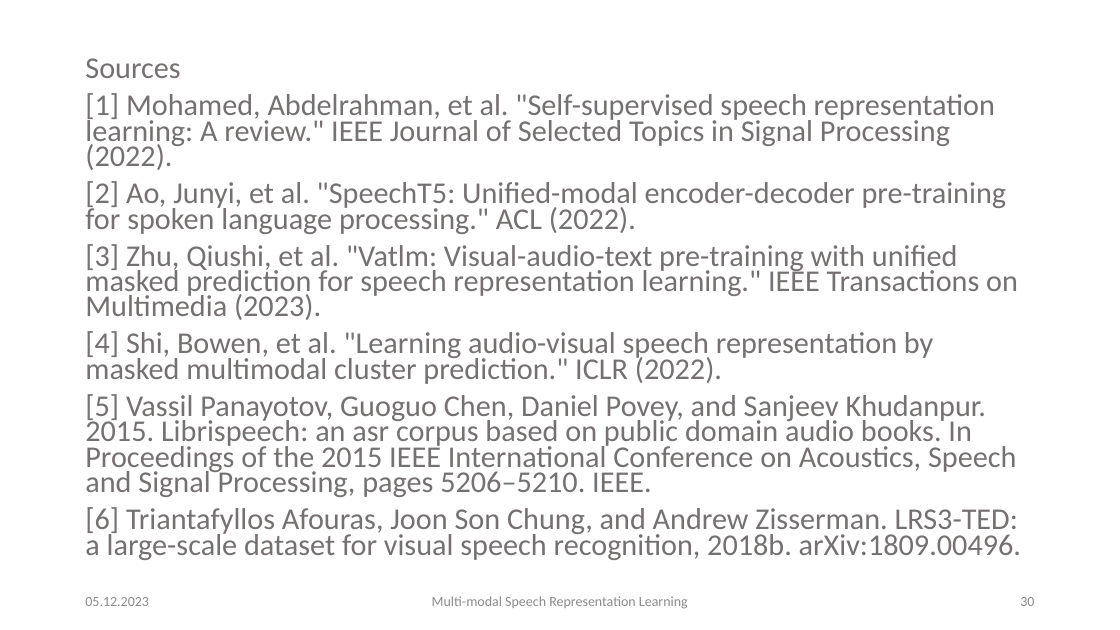
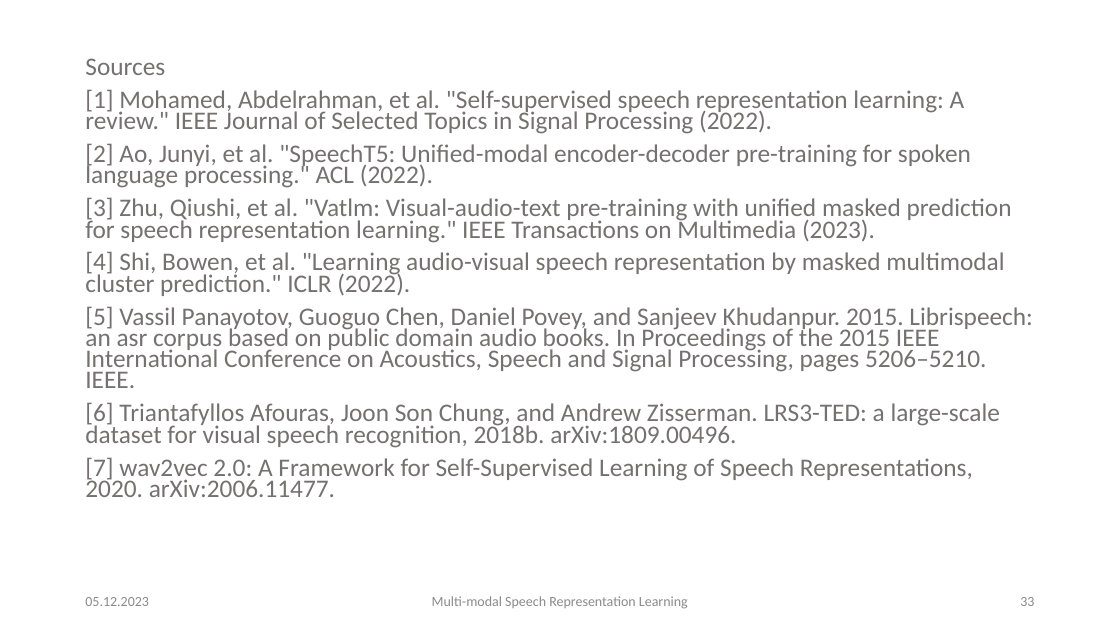
Before and after one commit to carlos-schmidt/nn-seminar, a slide deck: slide 33 of presentation.pptx (slide 30 before the commit). Drawn at 1120x630 pixels with LibreOffice and Linux fonts; fonts in the diff are those of the drawing. Boxes give left, top, right and bottom in pixels: in the first picture for what was removed or moved away, otherwise in the second. Text is boxed around its words. In the diff, an @@ line names an element or a change of style, - is before the commit and + after.

```diff
--- a/presentation.pptx
+++ b/presentation.pptx
@@ text at box(85, 58, 1033, 448): size 25.9 to 21.7 pt @@
@@ text at box(85, 457, 973, 497): paragraph added @@
+[7] wav2vec 2.0: A Framework for Self-Supervised Learning of Speech Representations, 2020. arXiv:2006.11477.
@@ page number at box(1020, 597, 1034, 606): text changed @@
-30
+33
```
Also in this commit, not shown: 13 other slides changed, 3 slides added.
